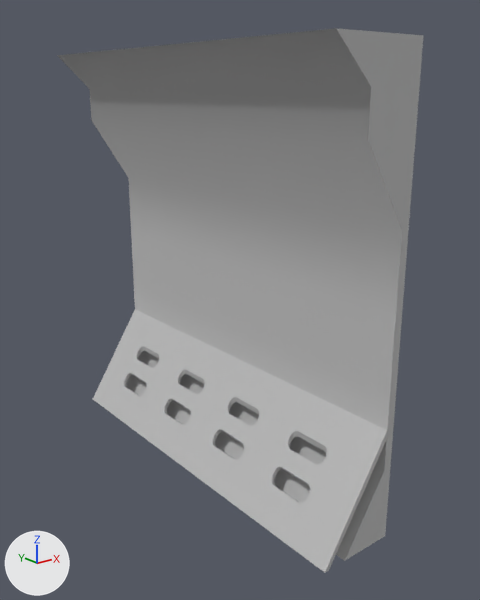
The FBX model Reaction Matters/Assets/Models/BasicWall/BasicWall.fbx: old version first, new version second.
Rendered twice from a 50 mm camera at (-1.0, -2.51, 1.82) aimed at (0.9, -0.14, 0.87). Arrows for +X, +Y and +Z are at lower left; the lights stay in place. Where no turn or scale is listed for an object, it has been applied to the vertices.
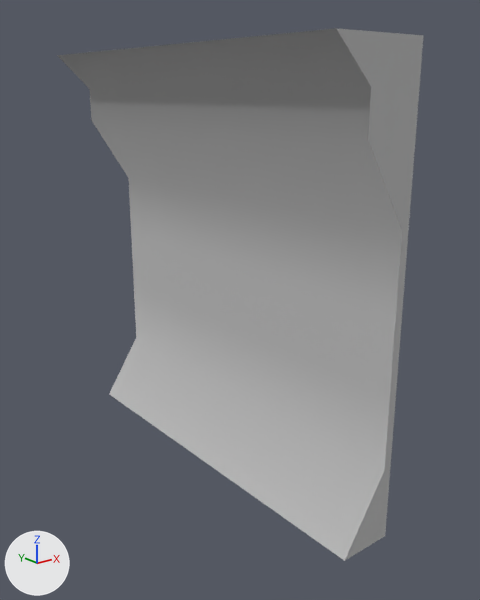
Pixel boxes [x1, y1, x2, y2] of what changed, in the pictures (480 x 600 px):
'polySurface4', deleted: before [93, 309, 387, 573]

The change, as a diff of the scene's bpy script:
```diff
--- a/Reaction Matters/Assets/Models/BasicWall/BasicWall.fbx.py
+++ b/Reaction Matters/Assets/Models/BasicWall/BasicWall.fbx.py
@@ ob_polysurface4 @@
-ob_polysurface4 = bpy.data.objects.new('polySurface4', me_mesh_001)
-ob_polysurface4.location = (0.0, 0.0, 0.0)
```
